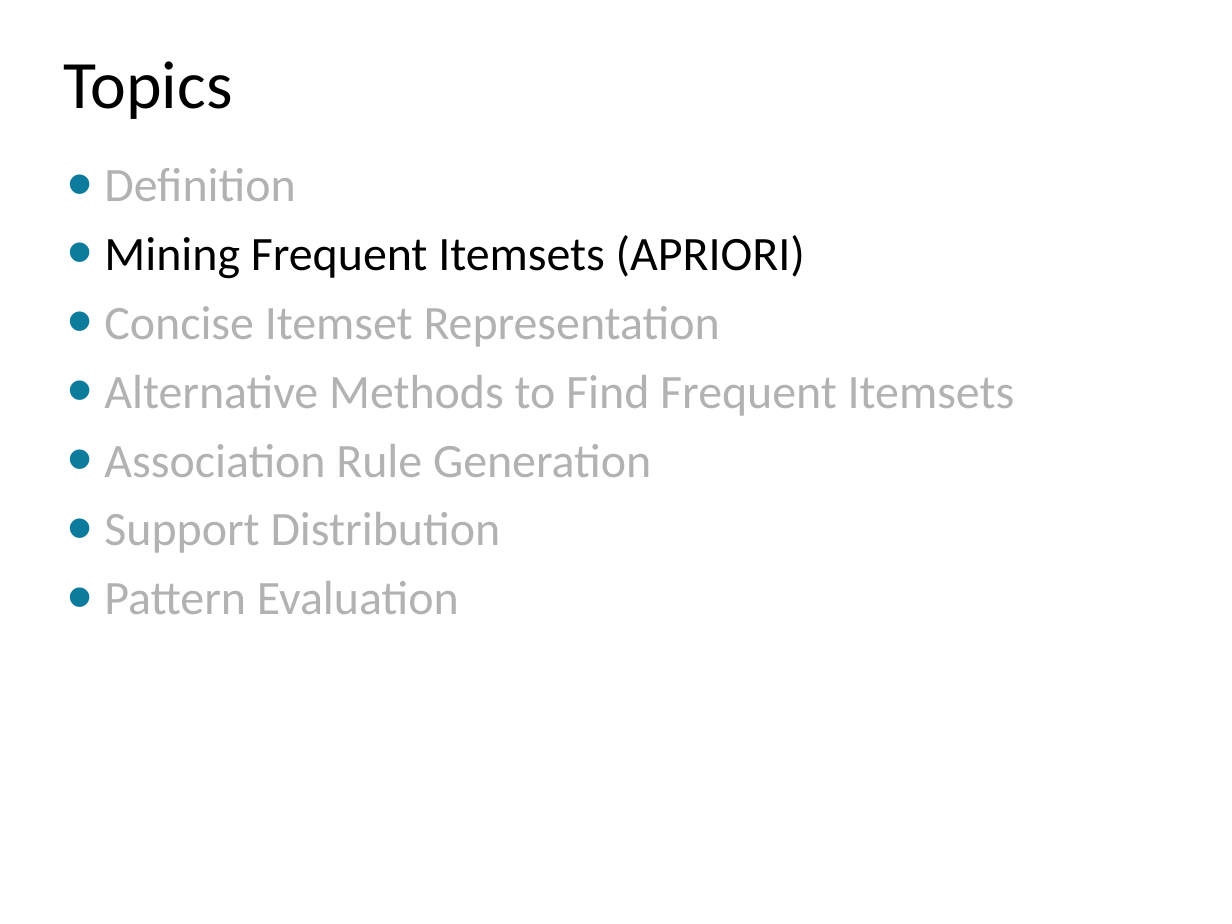
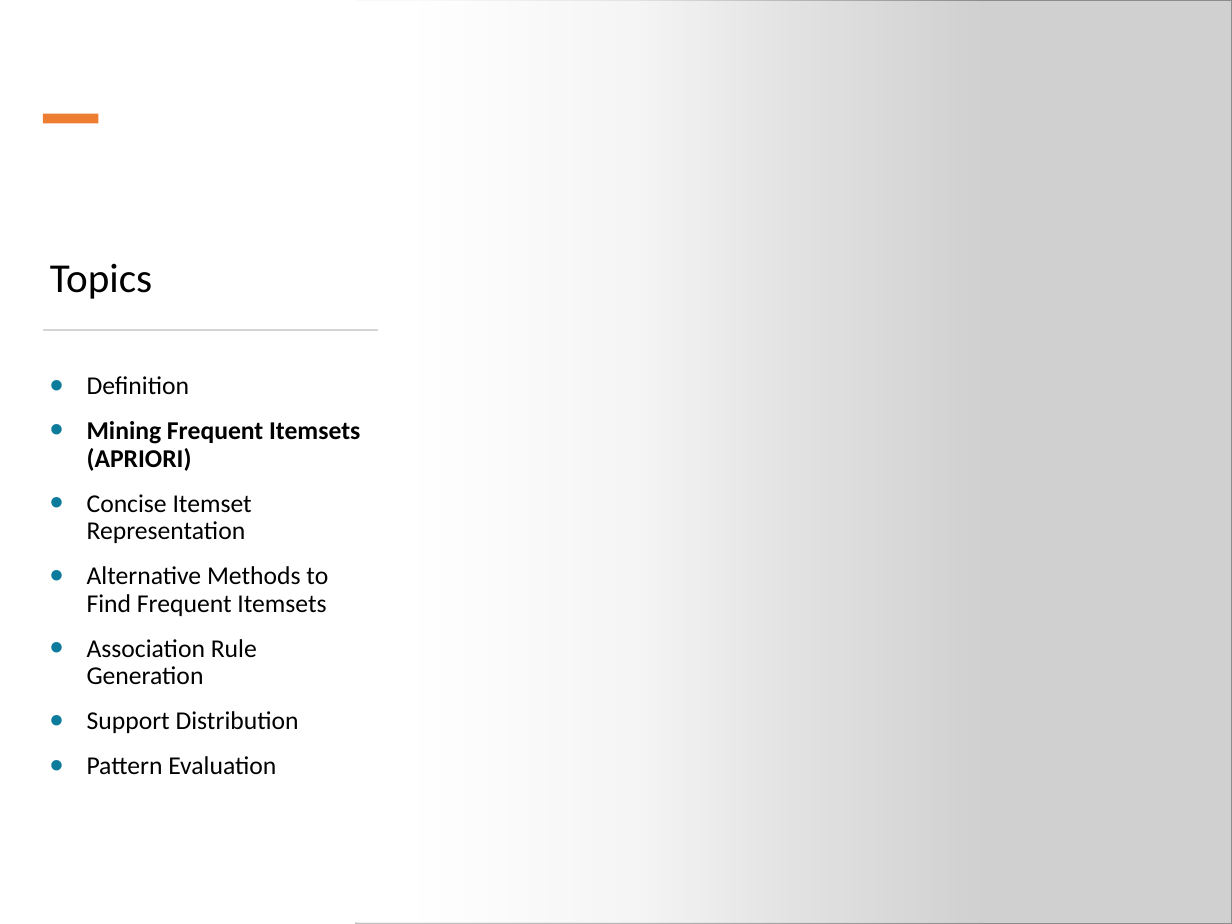
Before and after one commit to mhahsler/Introduction_to_Data_Mining_R_Examples, a slide deck: slide 7 of slides/chap5_basic_association_analysis.pptx (slide 6 before the commit). Drawn at 1232x924 pixels with LibreOffice and Linux fonts; fonts in the diff are those of the drawing; grey boxes stand for pictures. Boxes give left, top, right and bottom in pixels: in the first picture for what was removed or moved away, otherwise in the second. Text is boxed around its words. In the diff, an @@ line names an element or a change of style, - is before the commit and + after.

```diff
--- a/slides/chap5_basic_association_analysis.pptx
+++ b/slides/chap5_basic_association_analysis.pptx
@@ rectangle added at box(0, 0, 986, 924), fill gradient #FFFFFF @@
@@ picture added at box(356, 0, 1232, 924) @@
@@ rectangle added at box(43, 114, 98, 124), fill #ED7D31 @@
@@ title "Topics": place and size @@
-title "Topics" at box(64, 61, 233, 119)
+title "Topics" at box(50, 263, 152, 299)
@@ title "Topics" at box(50, 263, 152, 299): size 39.6 to 24 pt; vertical alignment middle to bottom @@
@@ rectangle added at box(43, 329, 377, 330), fill #D5D5D5, outline #D5D5D5 0.25 pt @@
@@ text "Definition": place and size @@
-text "Definition" at box(104, 168, 1015, 614)
+text "Definition" at box(87, 376, 360, 775)
@@ text "Definition" at box(87, 376, 360, 775): size 28 to 15 pt; text colour #B2B2B2 to #000000 in "Definition", "Concise Itemset Representation", "Alternative Methods to Find Frequent Itemsets", "Association Rule Generation" and 2 more places; bold on in "Mining Frequent Itemsets (APRIORI)" @@
```
Also in this commit, not shown: 8 other slides changed, 1 slide added, 10 other files.
